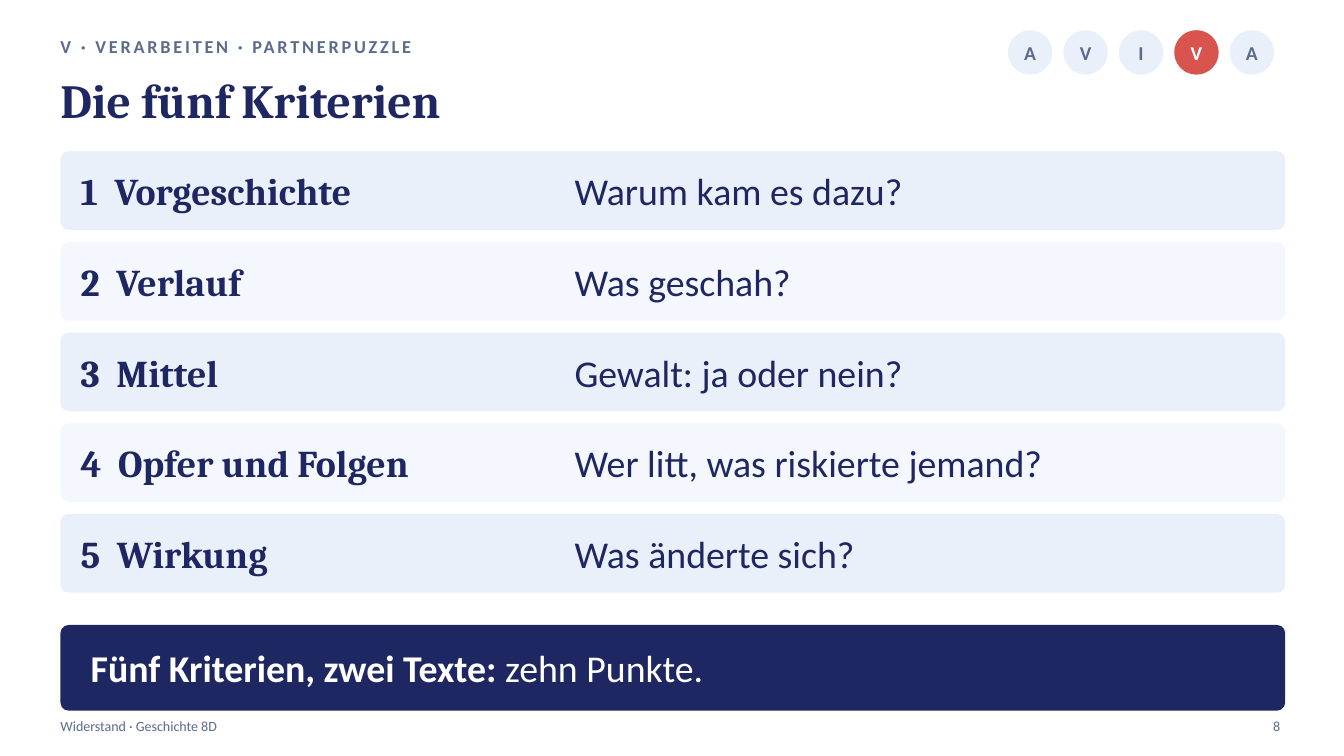
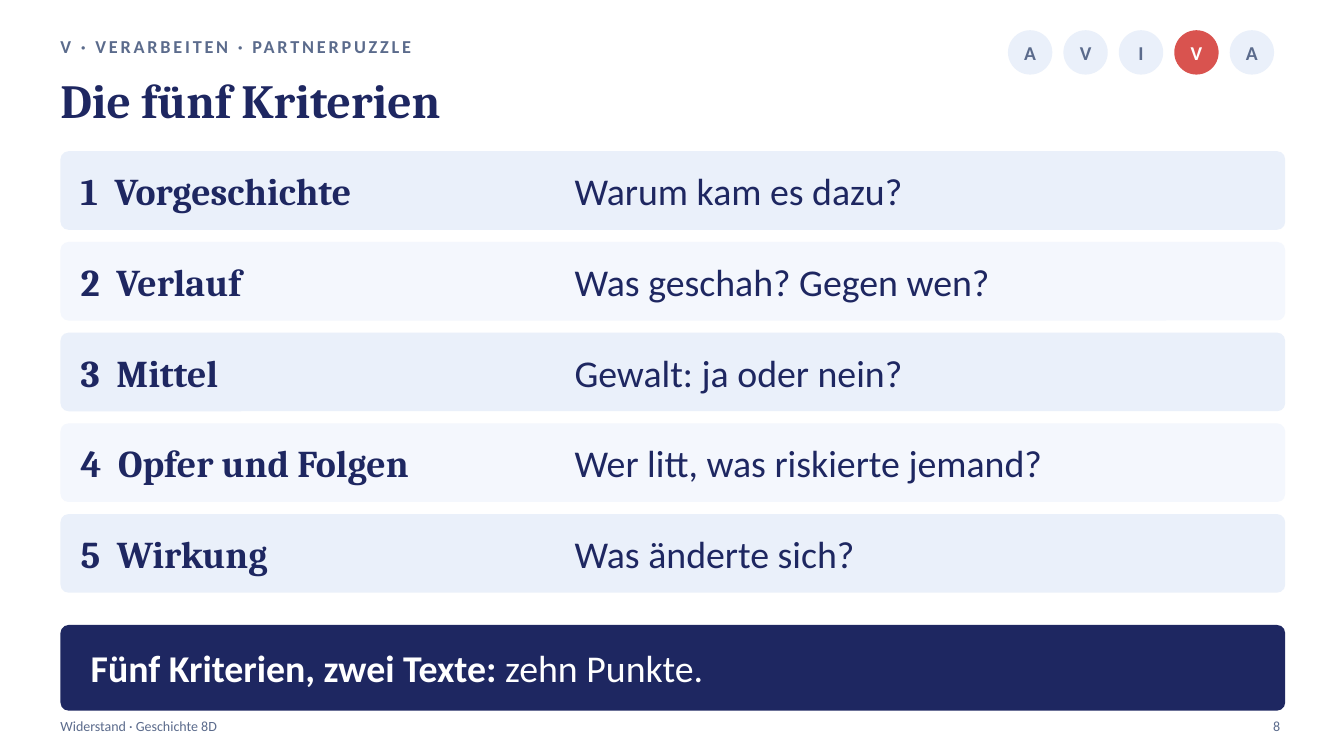
Before and after one commit to golzkonstantin-gif/Schule, a slide deck: slide 8 of Geschichte_8D/Stunde3_Widerstand/Praesentation_Stunde3_Widerstand_8D.pptx. Drawn at 1344x756 pixels with LibreOffice and Linux fonts; fonts in the diff are those of the drawing. Boxes give left, top, right and bottom in pixels: in the first picture for what was removed or moved away, otherwise in the second. Text is boxed around its words. In the diff, an @@ line names an element or a change of style, - is before the commit and + after.

```diff
--- a/Geschichte_8D/Stunde3_Widerstand/Praesentation_Stunde3_Widerstand_8D.pptx
+++ b/Geschichte_8D/Stunde3_Widerstand/Praesentation_Stunde3_Widerstand_8D.pptx
@@ text at box(575, 269, 990, 303): text changed @@
-Was geschah?
+Was geschah? Gegen wen?
```
Also in this commit, not shown: 2 other slides changed, 13 other files.
